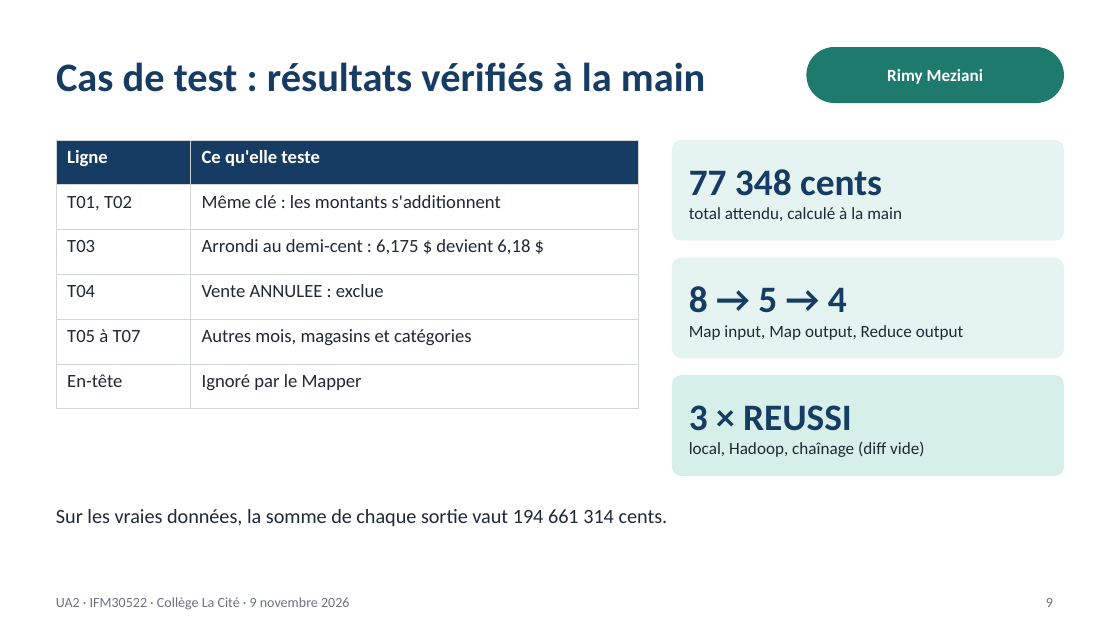
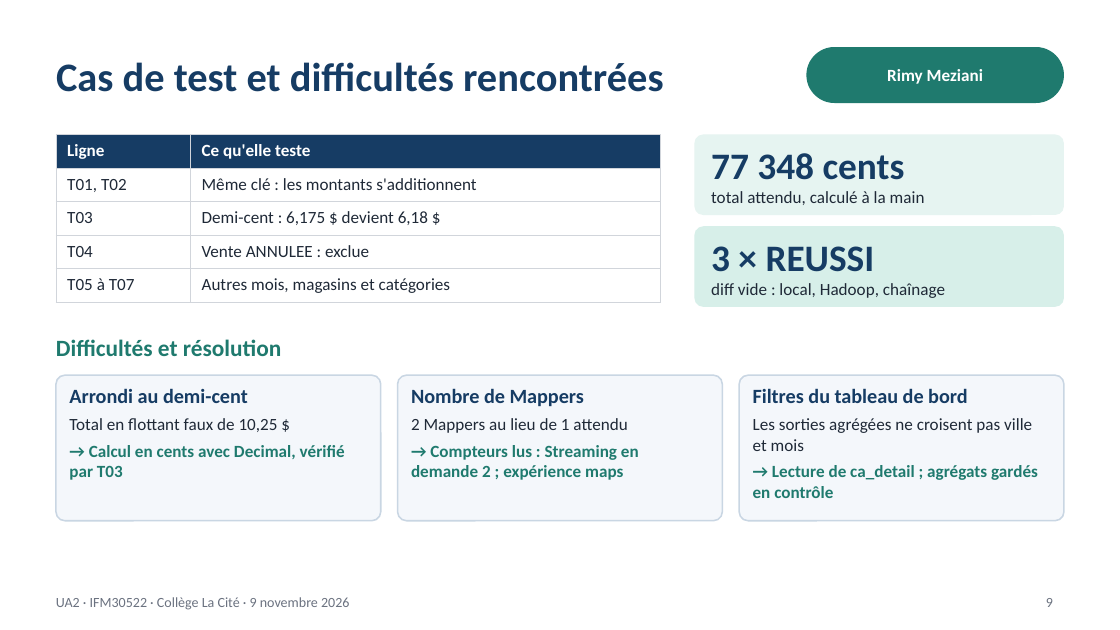
Before and after one commit to lezoul/hadoop-mapreduce-ventes-multimagasins, a slide deck: slide 9 of presentation.pptx. Drawn at 1120x630 pixels with LibreOffice and Linux fonts; fonts in the diff are those of the drawing. Boxes give left, top, right and bottom in pixels: in the first picture for what was removed or moved away, otherwise in the second. Text is boxed around its words. In the diff, an @@ line names an element or a change of style, - is before the commit and + after.

Commit message:
Version finale : rapport d'evaluation 10 pages, rapport detaille, commandes commentees, difficultes

```diff
--- a/presentation.pptx
+++ b/presentation.pptx
@@ title at (56,62,664,92): text changed @@
-Cas de test : résultats vérifiés à la main
+Cas de test et difficultés rencontrées
@@ table at (56,134,661,297) @@
-row 3, column 2: Arrondi au demi-cent : 6,175 $ devient 6,18 $
+row 3, column 2: Demi-cent : 6,175 $ devient 6,18 $
-row 6: En-tête | Ignoré par le Mapper
@@ table: place and size @@
-table at (56,140,638,394)
+table at (56,134,661,297)
@@ rounded rectangle: place and size @@
-rounded rectangle at (672,140,1064,241)
+rounded rectangle at (694,134,1064,215)
@@ rounded rectangle at (694,134,1064,215): proportions changed @@
@@ text "77 348 cents": place and size @@
-text "77 348 cents" at (689,169,902,221)
+text "77 348 cents" at (711,153,925,205)
@@ rounded rectangle: place and size @@
-rounded rectangle at (672,258,1064,358)
+rounded rectangle at (694,226,1064,307)
@@ rounded rectangle at (694,226,1064,307): fill #E6F4F1 to #D7EFE9; proportions changed @@
@@ text at (711,246,945,298): text changed @@
-8 → 5 → 4
-Map input, Map output, Reduce output
+3 × REUSSI
+diff vide : local, Hadoop, chaînage
@@ text added at (56,339,282,356), 15 pt, text #1F7A6E, bold @@
+Difficultés et résolution
@@ rounded rectangle added at (56,375,381,521), fill #F4F7FB, outline #C9D6E3 1 pt @@
@@ text at (69,388,345,480): text changed; size 13 to 11 pt; text colour #1F2937 to #1F7A6E; bold on @@
-Sur les vraies données, la somme de chaque sortie vaut 194 661 314 cents.
+Arrondi au demi-cent
+Total en flottant faux de 10,25 $
+→ Calcul en cents avec Decimal, vérifié par T03
@@ text "Arrondi au demi-cent" at (69,388,345,480): vertical alignment middle to top @@
@@ rounded rectangle added at (398,375,722,521), fill #F4F7FB, outline #C9D6E3 1 pt @@
@@ text added at (411,388,639,480), 11 pt, text #1F7A6E, bold @@
+Nombre de Mappers
+2 Mappers au lieu de 1 attendu
+→ Compteurs lus : Streaming en demande 2 ; expérience maps
@@ rounded rectangle: place and size @@
-rounded rectangle at (672,375,1064,476)
+rounded rectangle at (739,375,1064,521)
@@ rounded rectangle at (739,375,1064,521): fill #D7EFE9 to #F4F7FB; outline none to #C9D6E3 1 pt; proportions changed @@
@@ text added at (753,388,1038,498), 11 pt, text #1F7A6E, bold @@
+Filtres du tableau de bord
+Les sorties agrégées ne croisent pas ville et mois
+→ Lecture de ca_detail ; agrégats gardés en contrôle
@@ text removed at (689,405,924,457) @@
-3 × REUSSI
-local, Hadoop, chaînage (diff vide)
```
Also in this commit, not shown: 4 other files.
